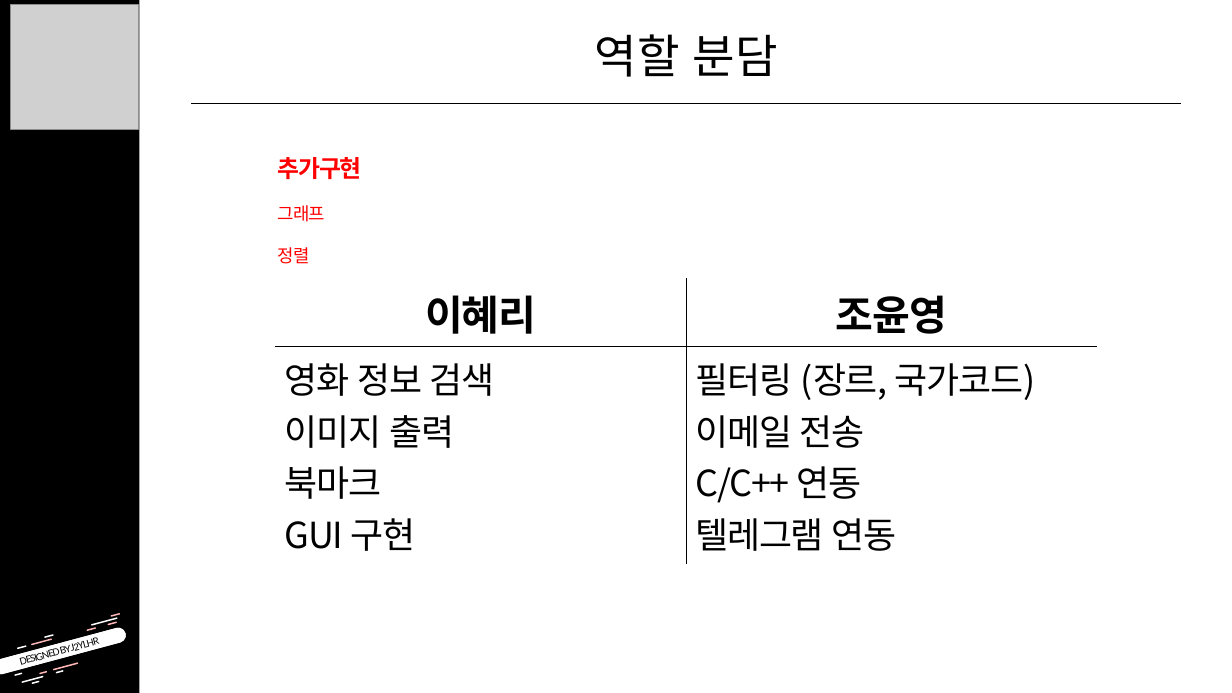
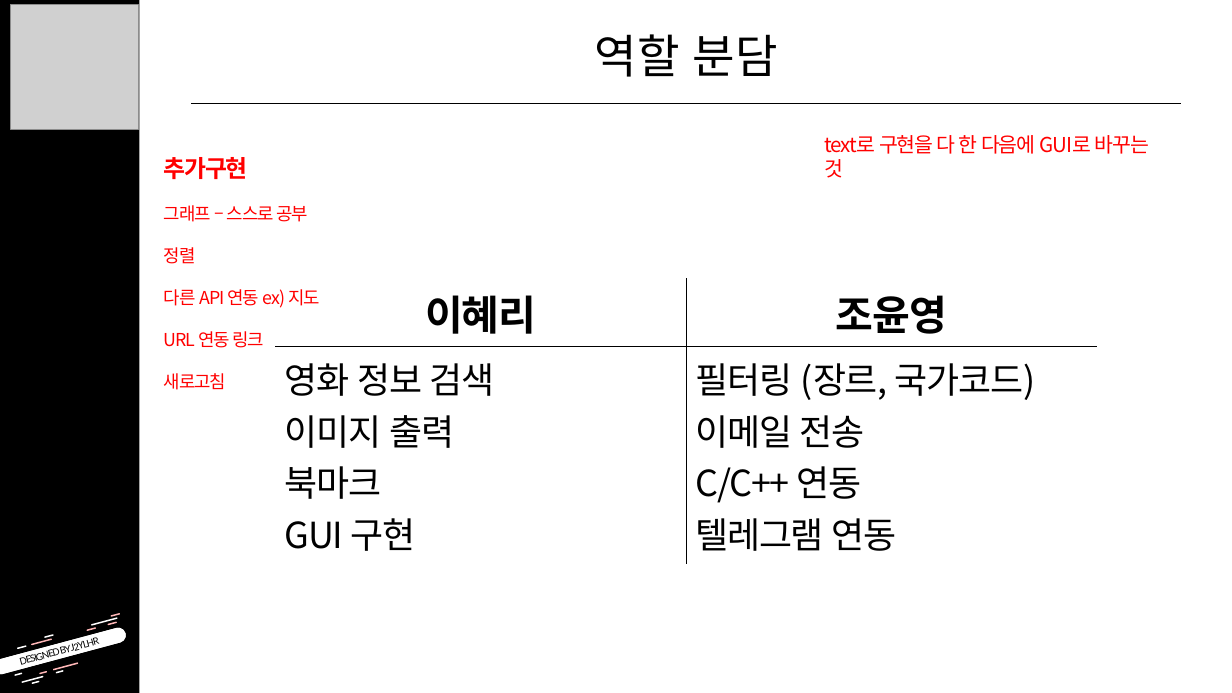
Before and after one commit to iop01447/3-1-ScriptProject, a slide deck: slide 6 of 기획발표.pptx. Drawn at 1232x693 pixels with LibreOffice and Linux fonts; fonts in the diff are those of the drawing; grey boxes stand for pictures. Boxes give left, top, right and bottom in pixels: in the first picture for what was removed or moved away, otherwise in the second. Text is boxed around its words. In the diff, an @@ line names an element or a change of style, - is before the commit and + after.

```diff
--- a/기획발표.pptx
+++ b/기획발표.pptx
@@ text "추가구현": place and size @@
-text "추가구현" at (278,157,362,264)
+text "추가구현" at (164,157,320,390)
@@ text added at (824,135,1149,154), 16 pt, text #FF0000 @@
+text로 구현을 다 한 다음에 GUI로 바꾸는 것
@@ text at (164,205,309,222): text changed @@
-그래프
+그래프 – 스스로 공부
@@ text at (164,289,320,390): paragraphs added @@
+다른 API 연동 ex) 지도
+URL 연동 링크
+새로고침
```
Also in this commit, not shown: 1 other slide changed, 1 slide added, 19 other files.
